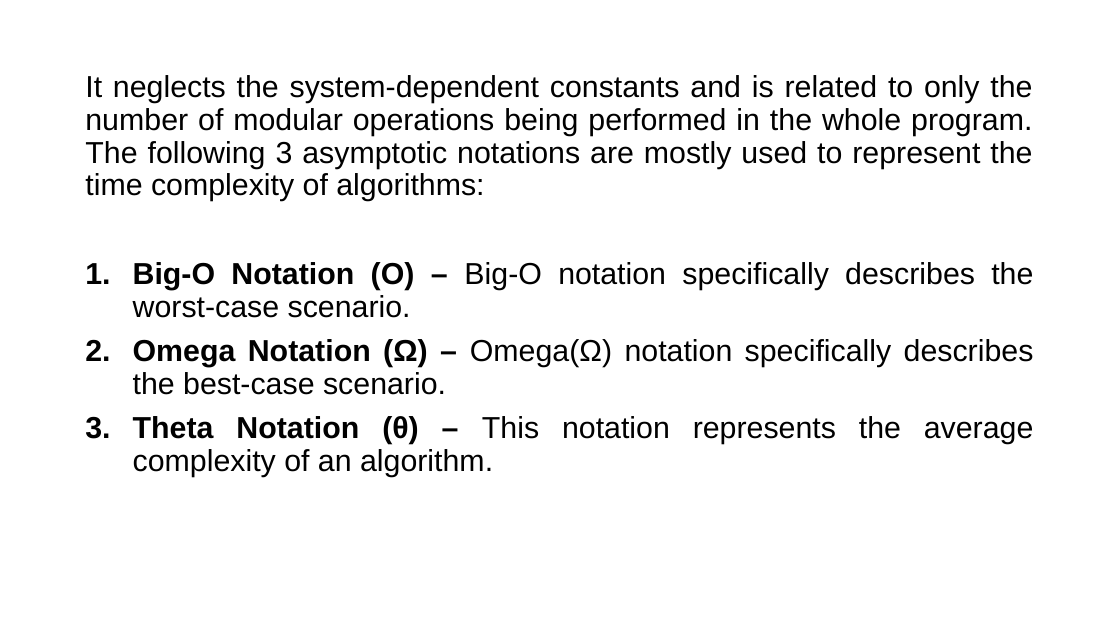
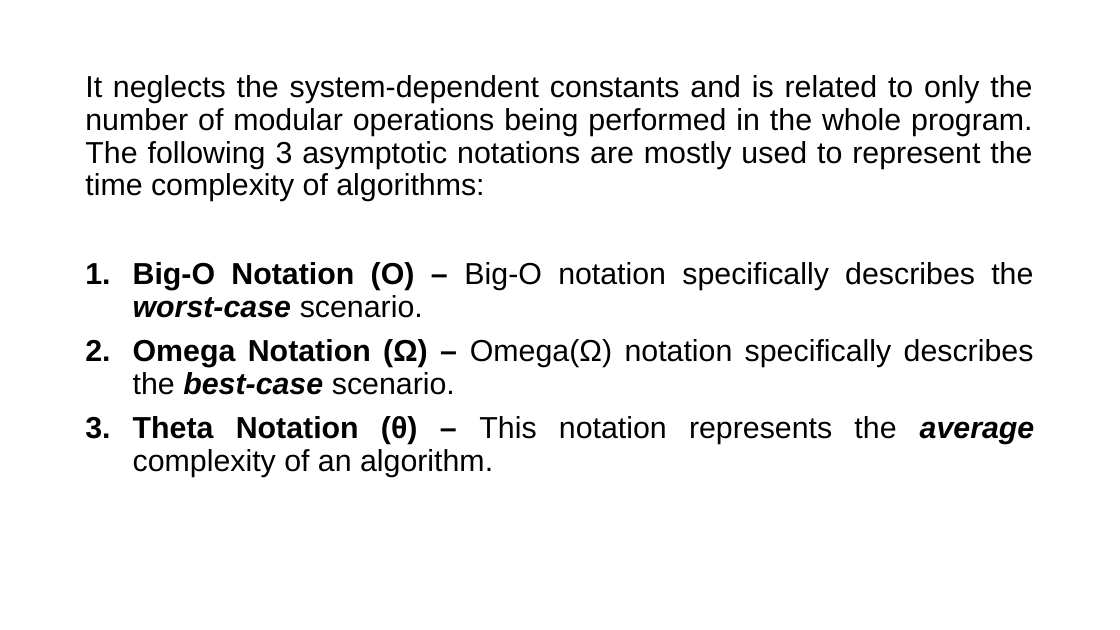
Before and after one commit to alaminbhuyan/DSA-In-Python, a slide deck: slide 11 of Design & Analysis Of Algorithm PDF/DAA.pptx. Drawn at 1120x630 pixels with LibreOffice and Linux fonts; fonts in the diff are those of the drawing. Boxes give left, top, right and bottom in pixels: in the first picture for what was removed or moved away, otherwise in the second. Text is boxed around its words. In the diff, an @@ line names an element or a change of style, - is before the commit and + after.

Commit message:
add some text on DAA.pptx

```diff
--- a/Design & Analysis Of Algorithm PDF/DAA.pptx
+++ b/Design & Analysis Of Algorithm PDF/DAA.pptx
@@ text at <box>133,262,1035,477</box>: bold on, italic on in "worst-case", "best-case", "average" @@
```
Also in this commit, not shown: 2 other slides changed, 2 slides added.
